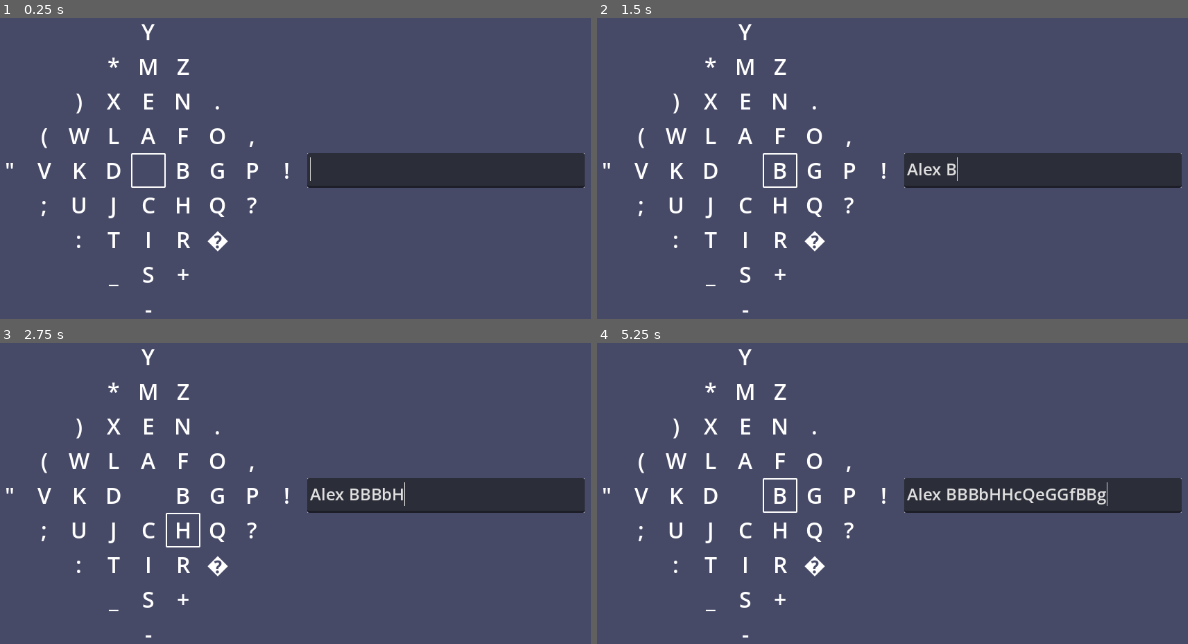
Above: before the commit, frames 1-4 (two rows, left to right).
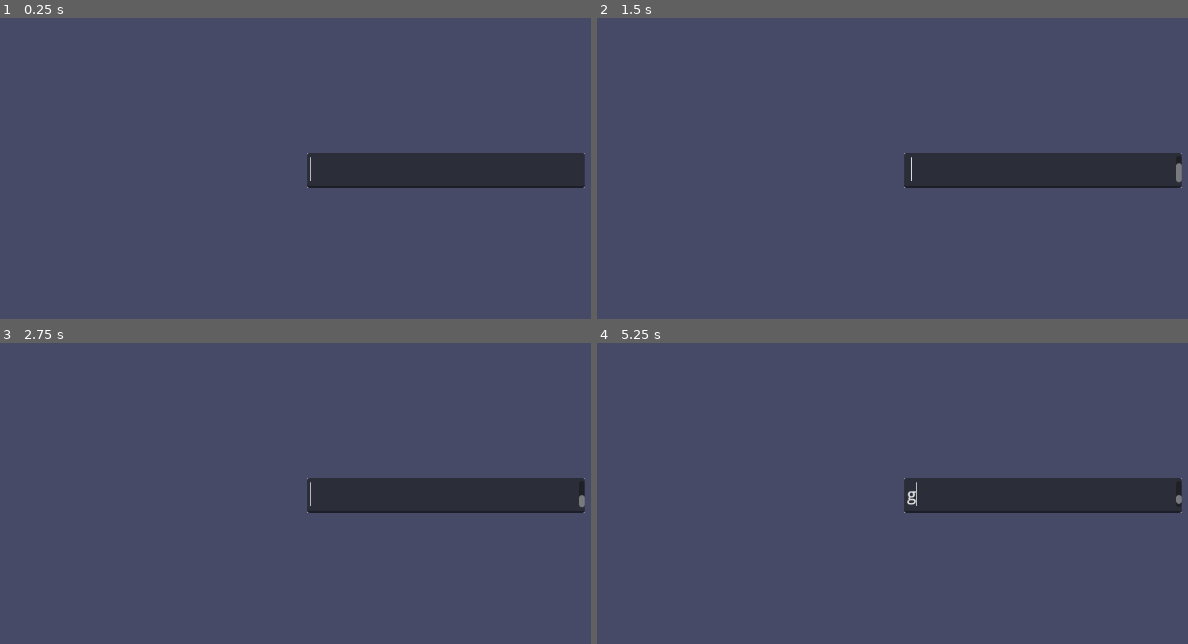
Above: after the commit, the same moments.

Repository: zoeesilcock/tetra_type
Game: Godot game, scene res://main.tscn
Same seed, same stepped clock (60 frames per second), same inputs: the game is played once before the commit and once after it.
Inputs (mouse positions are in pixels of both pictures, inside the frame that each line leads up to):
- Up to frame 1 (0.25 s): no input
- Up to frame 2 (1.5 s): click (1040, 171) at 0.52 s; type "Alex" at 0.6 s; tap Enter (ui_accept) at 1.25 s; move the mouse to (1063, 147) at 1.27 s; hold Right (ui_right) from 1.28 s (still down); tap Space at 1.35 s; click (1063, 147) at 1.42 s
- Up to frame 3 (2.75 s): tap Enter (ui_accept) at 1.52, 2, 2.27 s; move the mouse to (130, 517) at 2.02 s; release Right (ui_right) at 2.03 s; hold Down (ui_down) from 2.03 s (still down); tap B at 2.1 s
- Up to frame 4 (5.25 s): tap Enter (ui_accept) at 2.75, 3.5, 3.77, 4.25, 4.52, 5 s; move the mouse to (963, 397) at 2.77 s; release Down (ui_down) at 2.78 s; hold Right (ui_right) 2.78-3.53 s; tap C at 2.85 s; move the mouse to (845, 583) at 3.52 s; hold Up (ui_up) 3.53-4.28 s; tap E at 3.6 s; click (845, 583) at 3.67 s; move the mouse to (1122, 562) at 4.27 s; hold Left (ui_left) from 4.28 s (still down); tap F at 4.35 s; move the mouse to (644, 427) at 5.02 s; tap G at 5.1 s

The runs differ from the first frame. In frame 1, 2.3% of the frame differs, in the area x 1-49%, y 1-99%; in frame 2, 2.6%; in frame 3, 2.7%; in frame 4, 3.2%, in the area x 1-99%, y 1-99%.
Error after the commit: Parse Error: Expected indented block after function declaration. (res://tetra_board.gd:68)

Commit message:
Use integer based vectors for our coordinates

Diff:
--- a/tetra_board.gd
+++ b/tetra_board.gd
@@ -9,7 +9,7 @@
 
 var cursor : Panel
 var keys : Dictionary
-var current_position : Vector2
+var current_position : Vector2i
 var viewport : Viewport
 var last_input_time : int
 
@@ -18,10 +18,10 @@
 const LAST_LETTER = 90
 
 const CLOCKWISE_DIRECTIONS = [
-	Vector2.UP,
-	Vector2.RIGHT,
-	Vector2.DOWN,
-	Vector2.LEFT,
+	Vector2i.UP,
+	Vector2i.RIGHT,
+	Vector2i.DOWN,
+	Vector2i.LEFT,
 ]
 
 func _ready() -> void:
@@ -31,26 +31,27 @@
 	_create_cursor()
 
 	_set_cursor_position(Vector2(0, 0))
+	_set_cursor_position(Vector2i(0, 0))
 
 func _process(_delta : float) -> void:
 	if (reset_cursor_automatically and
 		Time.get_ticks_msec() > last_input_time + reset_cursor_after and
-		current_position != Vector2.ZERO):
-		_set_cursor_position(Vector2.ZERO)
+		current_position != Vector2i.ZERO):
+		_set_cursor_position(Vector2i.ZERO)
 
 func _input(event: InputEvent) -> void:
-	var motion : Vector2 = Vector2.ZERO
+	var motion : Vector2i = Vector2i.ZERO
 
 	if event.is_action_pressed("ui_left"):
-		motion = Vector2.LEFT
+		motion = Vector2i.LEFT
 	if event.is_action_pressed("ui_right"):
-		motion = Vector2.RIGHT
+		motion = Vector2i.RIGHT
 	if event.is_action_pressed("ui_up"):
-		motion = Vector2.UP
+		motion = Vector2i.UP
 	if event.is_action_pressed("ui_down"):
-		motion = Vector2.DOWN
+		motion = Vector2i.DOWN
 
-	if motion != Vector2.ZERO:
+	if motion != Vector2i.ZERO:
 		viewport.set_input_as_handled()
 		last_input_time = Time.get_ticks_msec()
 		_set_cursor_position(current_position + motion)
@@ -65,6 +66,7 @@
 	add_child(cursor)
 
 func _set_cursor_position(cursor_position : Vector2) -> void:
+func _set_cursor_position(cursor_position : Vector2i) -> void:
 	if keys.has(cursor_position):
 		current_position = cursor_position
 		cursor.position = keys[current_position].position
@@ -88,7 +90,7 @@
 	Input.parse_input_event(event)
 
 func _create_keys() -> void:
-	var board_position : Vector2 = Vector2.ZERO
+	var board_position : Vector2i = Vector2i.ZERO
 	var key_index : int = 0
 	var direction : int = 0
 	var distance : int = 0
@@ -104,7 +106,7 @@
 			key_index += 1
 
 			# Calculate next position.
-			board_position = Vector2.ZERO
+			board_position = Vector2i.ZERO
 			for inner_index : int in range(0, distance + 1):
 				# We start by moving the distance in the current direction.
 				var inner_direction : int = direction
@@ -129,10 +131,10 @@
 			direction = 0
 			distance += 1
 
-func _add_key(keycode : Key, board_position : Vector2) -> void:
+func _add_key(keycode : Key, board_position : Vector2i) -> void:
 	var key : TetraKey = _create_key(keycode)
 	var key_size : Vector2 = key.custom_minimum_size
-	var key_position : Vector2 = (board_position * key_size) + key_size * 4
+	var key_position : Vector2 = (Vector2(board_position) * key_size) + key_size * 4
 
 	add_child(key)
 	key.position = key_position
